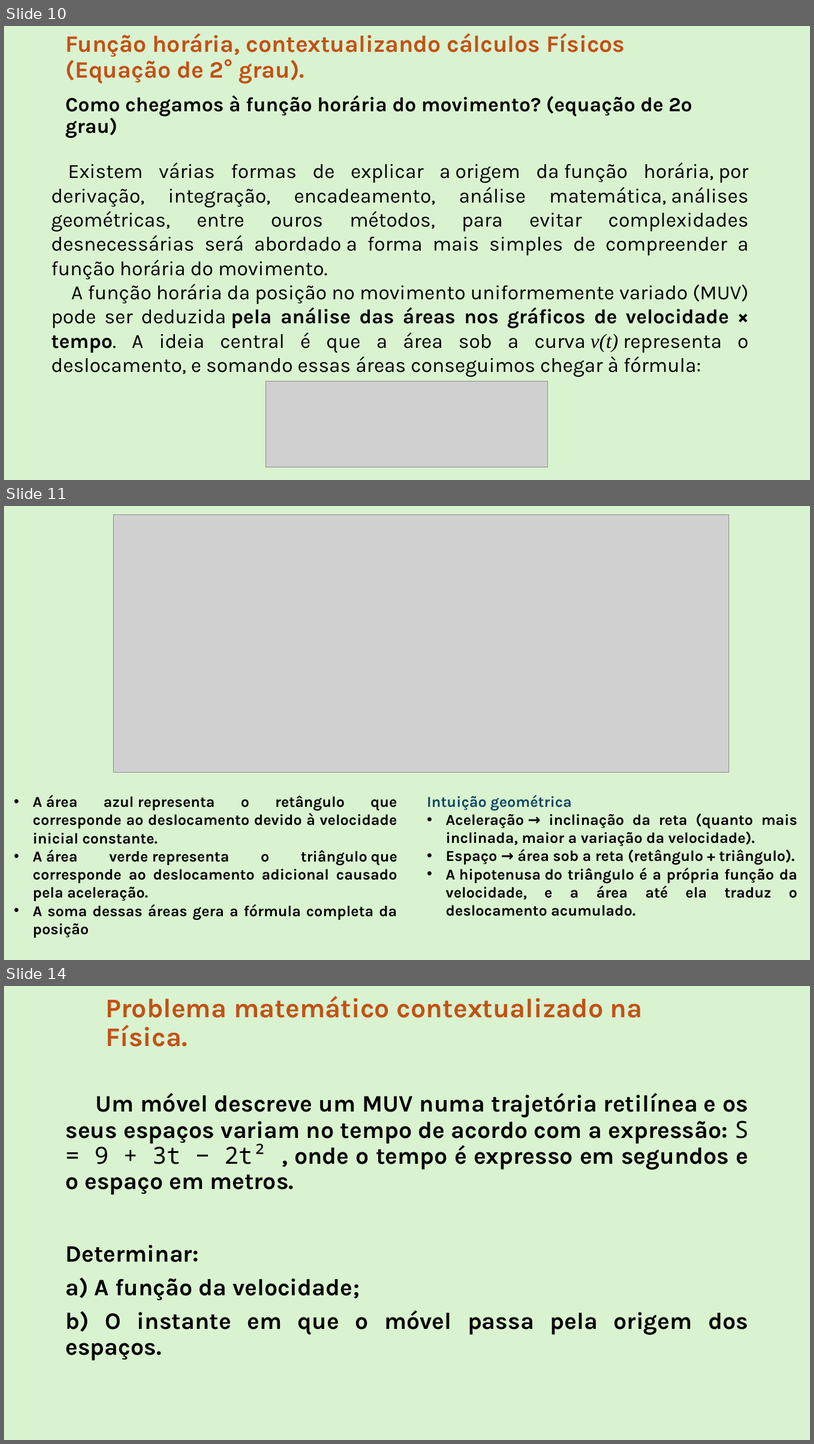
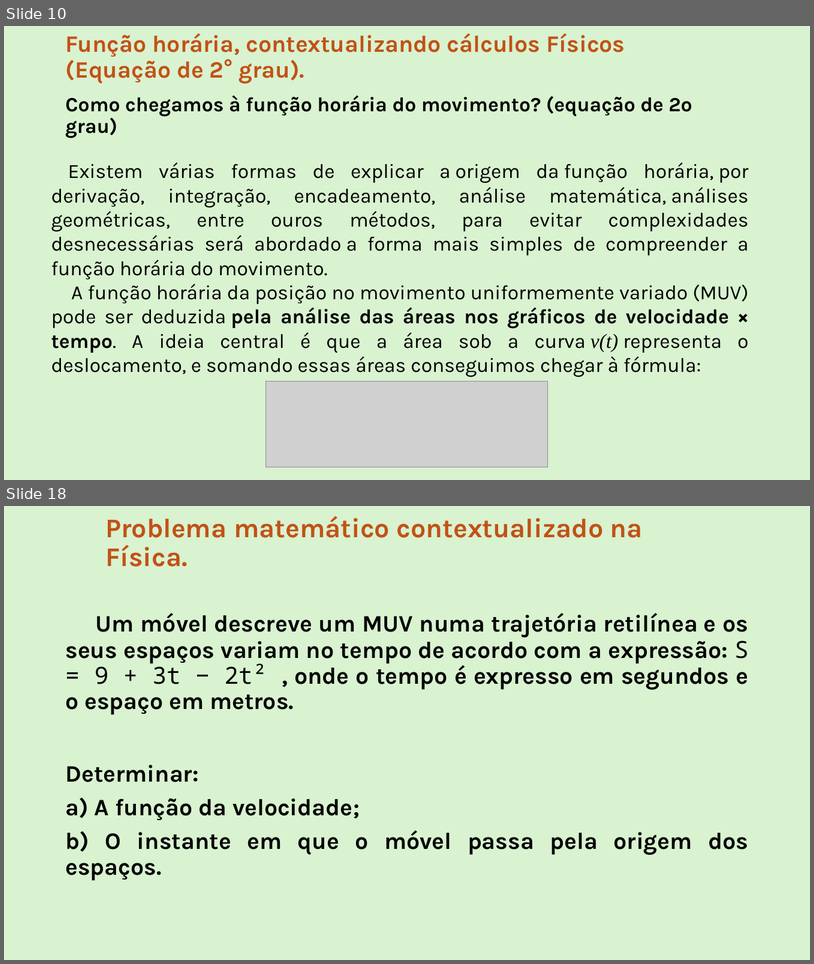
Before and after one commit to Rafael-Silva-Natal/IFRN_apresentacoes, a slide deck: Downloads/Matematica Fundamental.pptx. Shown one above the other, each under a label of ours: slides 10, 11 and 14 before the commit, slides 10 and 18 after it; the slides between them are not shown. The pictures are 814x1444 and 814x964 pixels, drawn with LibreOffice and Linux fonts; fonts in the diff are those of the drawing; grey boxes stand for pictures. Boxes give left, top, right and bottom in pixels: in the first picture for what was removed or moved away, otherwise in the second. Text is boxed around its words. In the diff, an @@ line names an element or a change of style, - is before the commit and + after.

```diff
--- a/Downloads/Matematica Fundamental.pptx
+++ b/Downloads/Matematica Fundamental.pptx
@@ slide 11 removed at <box>4,506,810,960</box>, background #D9F2D0 @@
@@ picture removed at <box>113,514,729,772</box> @@
@@ text removed at <box>33,795,398,937</box> @@
-• A área azul representa o retângulo que corresponde ao deslocamento devido à velocidade inicial constante.
-• A área verde representa o triângulo que corresponde ao deslocamento adicional causado pela aceleração.
-• A soma dessas áreas gera a fórmula completa da posição
@@ text removed at <box>427,795,798,916</box> @@
-Intuição geométrica
-• Aceleração → inclinação da reta (quanto mais inclinada, maior a variação da velocidade).
-• Espaço → área sob a reta (retângulo + triângulo).
-• A hipotenusa do triângulo é a própria função da velocidade, e a área até ela traduz o deslocamento acumulado.
@@ what was slide 14 is now slide 18 @@
```
Also in this commit, not shown: 7 slides added, 2 other slides removed, 4 other files.
